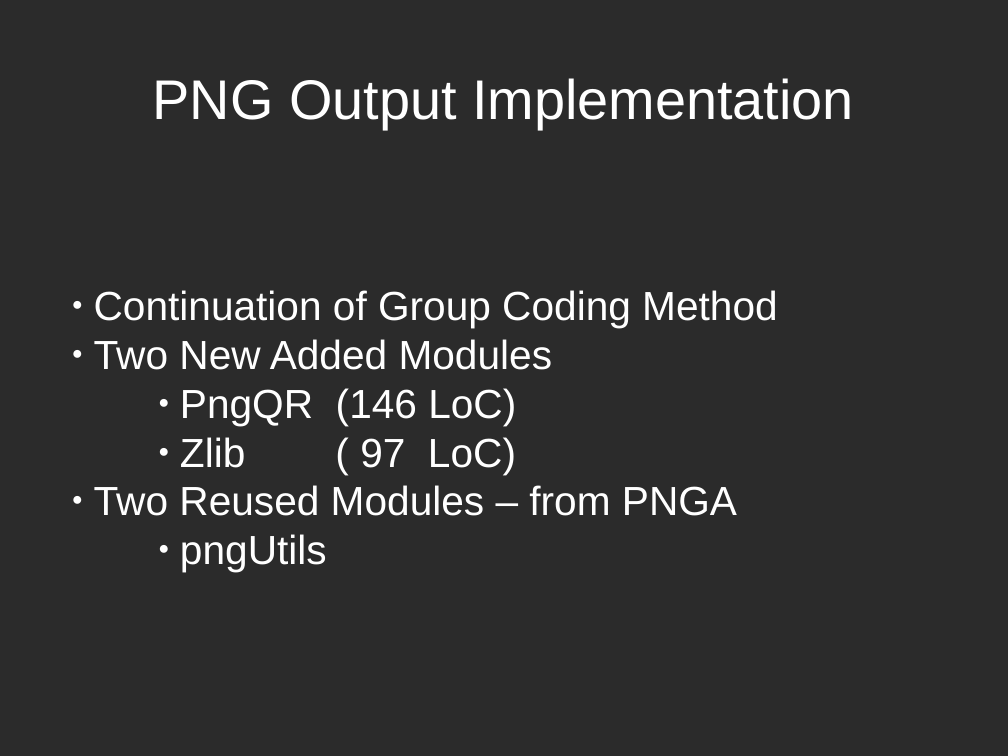
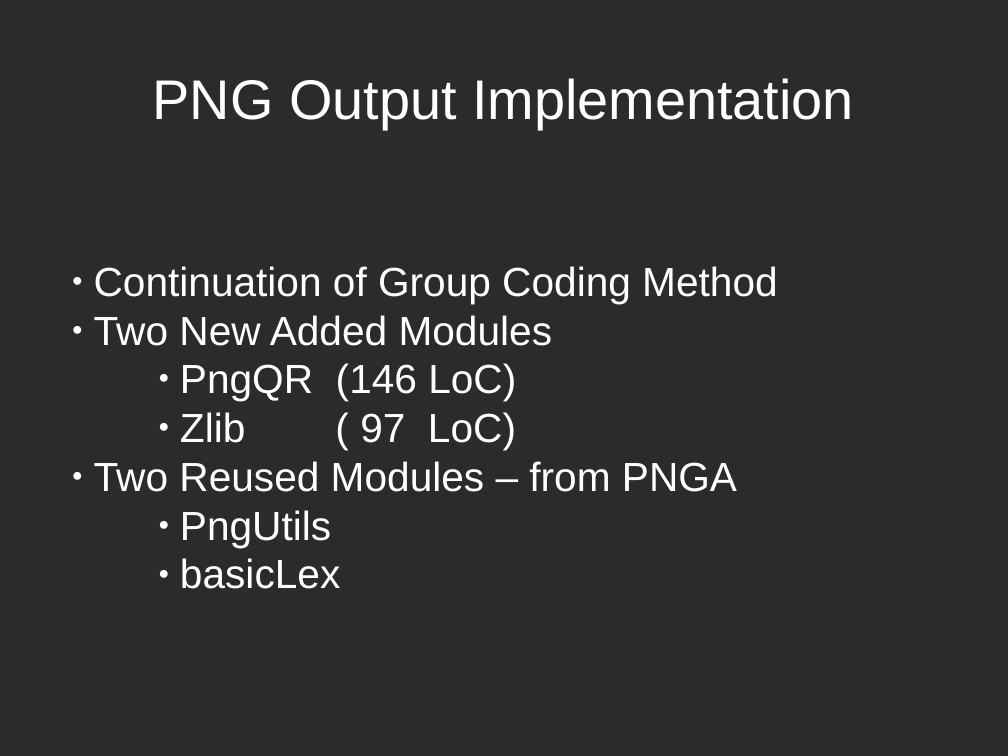
Before and after one commit to directrix1/se2, a slide deck: slide 5 of qr/Presentation.odp. Drawn at 1008x756 pixels with LibreOffice and Linux fonts; fonts in the diff are those of the drawing; background and template pictures are left out; a plain dark background stands for a picture behind light text. Boxes give left, top, right and bottom in pixels: in the first picture for what was removed or moved away, otherwise in the second. Text is boxed around its words. In the diff, an @@ line names an element or a change of style, - is before the commit and + after.

Commit message:
Added basicLex as the second module brought in from PNGA project.

```diff
--- a/qr/Presentation.odp
+++ b/qr/Presentation.odp
@@ subtitle at (x1=180, y1=510, x2=340, y2=589): text changed @@
-          ● pngUtils
+          ● PngUtils
+          ● basicLex
```
